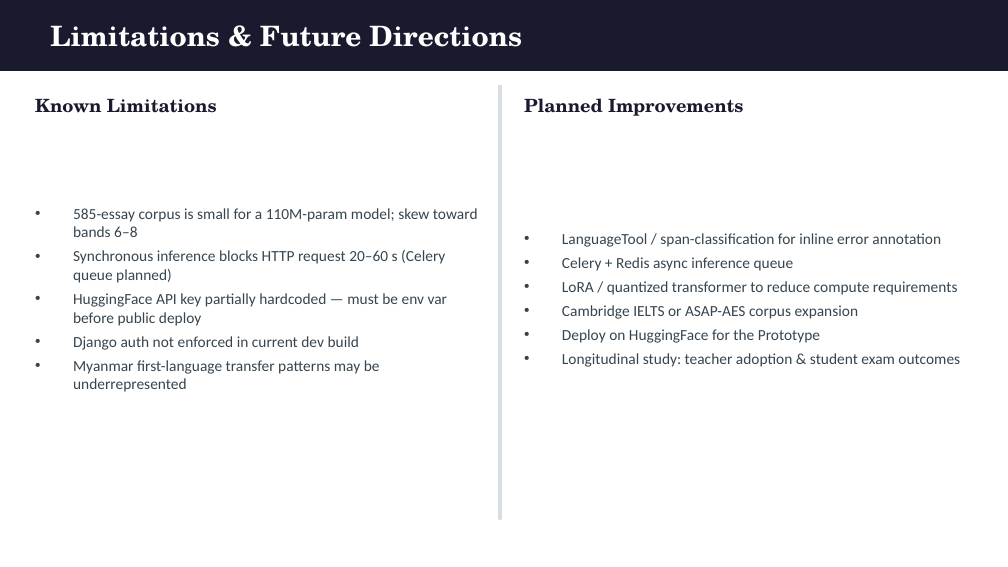
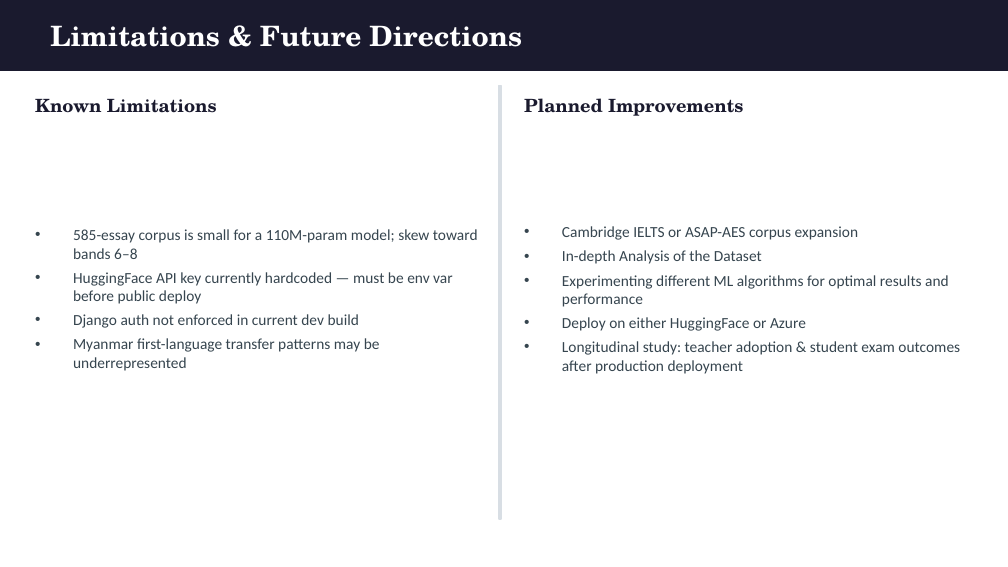
Before and after one commit to Thriple-T/Senior-Capstone-Project, a slide deck: slide 8 of Report/SayarDesk_Thesis.pptx (slide 9 before the commit). Drawn at 1008x567 pixels with LibreOffice and Linux fonts; fonts in the diff are those of the drawing. Boxes give left, top, right and bottom in pixels: in the first picture for what was removed or moved away, otherwise in the second. Text is boxed around its words. In the diff, an @@ line names an element or a change of style, - is before the commit and + after.

Commit message:
Model Analysis added

```diff
--- a/Report/SayarDesk_Thesis.pptx
+++ b/Report/SayarDesk_Thesis.pptx
@@ text at (562,233,958,295): paragraphs removed @@
-• LanguageTool / span-classification for inline error annotation
-• Celery + Redis async inference queue
-• LoRA / quantized transformer to reduce compute requirements
@@ text at (562,250,960,374): text changed @@
-• Deploy on HuggingFace for the Prototype
-• Longitudinal study: teacher adoption & student exam outcomes
+• In-depth Analysis of the Dataset
+• Experimenting different ML algorithms for optimal results and performance
+• Deploy on either HuggingFace or Azure
+• Longitudinal study: teacher adoption & student exam outcomes after production deployment
@@ text at (73,272,453,304): text changed @@
-• Synchronous inference blocks HTTP request 20–60 s (Celery queue planned)
-• HuggingFace API key partially hardcoded — must be env var before public deploy
+• HuggingFace API key currently hardcoded — must be env var before public deploy
```
Also in this commit, not shown: 2 other slides changed, 1 slide removed, 7 other files.
